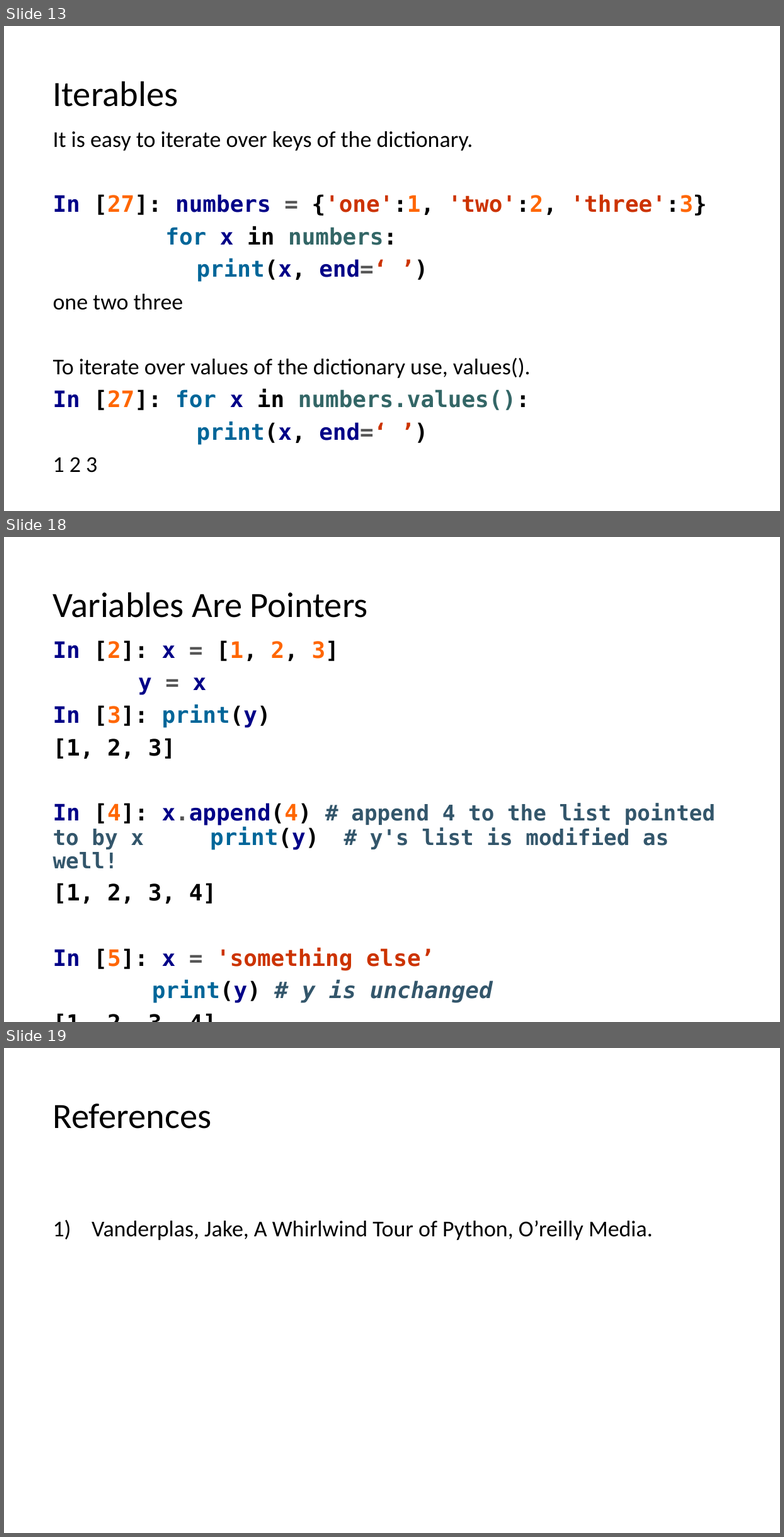
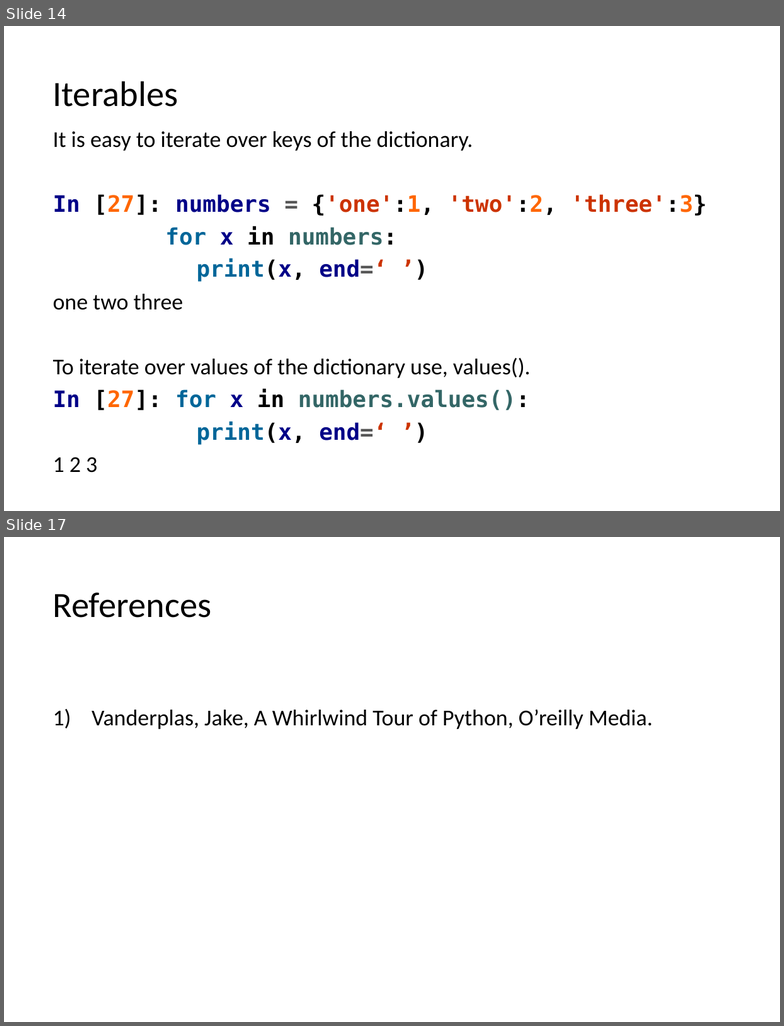
Before and after one commit to LongBaoNguyen/longbaonguyen.github.io, a slide deck: courses/apcsp/lect7.pptx. Shown one above the other, each under a label of ours: slides 13, 18 and 19 before the commit, slides 14 and 17 after it; the slides between them are not shown. The pictures are 784x1537 and 784x1026 pixels, drawn with LibreOffice and Linux fonts; fonts in the diff are those of the drawing. Boxes give left, top, right and bottom in pixels: in the first picture for what was removed or moved away, otherwise in the second. Text is boxed around its words. In the diff, an @@ line names an element or a change of style, - is before the commit and + after.

```diff
--- a/courses/apcsp/lect7.pptx
+++ b/courses/apcsp/lect7.pptx
@@ slide 18 removed at bbox=[4, 537, 780, 1022], background #FFFFFF @@
@@ title removed at bbox=[53, 592, 368, 618] @@
-Variables Are Pointers
@@ text removed at bbox=[53, 640, 715, 1003] @@
-In [2]: x = [1, 2, 3]
-y = x
-In [3]: print(y)
-[1, 2, 3]
-In [4]: x.append(4) # append 4 to the list pointed to by x print(y) # y's list is modified as well!
-[1, 2, 3, 4]
-In [5]: x = 'something else’
-print(y) # y is unchanged
-[1, 2, 3, 4]
@@ what was slide 13 is now slide 14 @@
@@ what was slide 19 is now slide 17 @@
```
Also in this commit, not shown: 6 slides changed, 2 slides added, 3 other slides removed, 2 other files.
